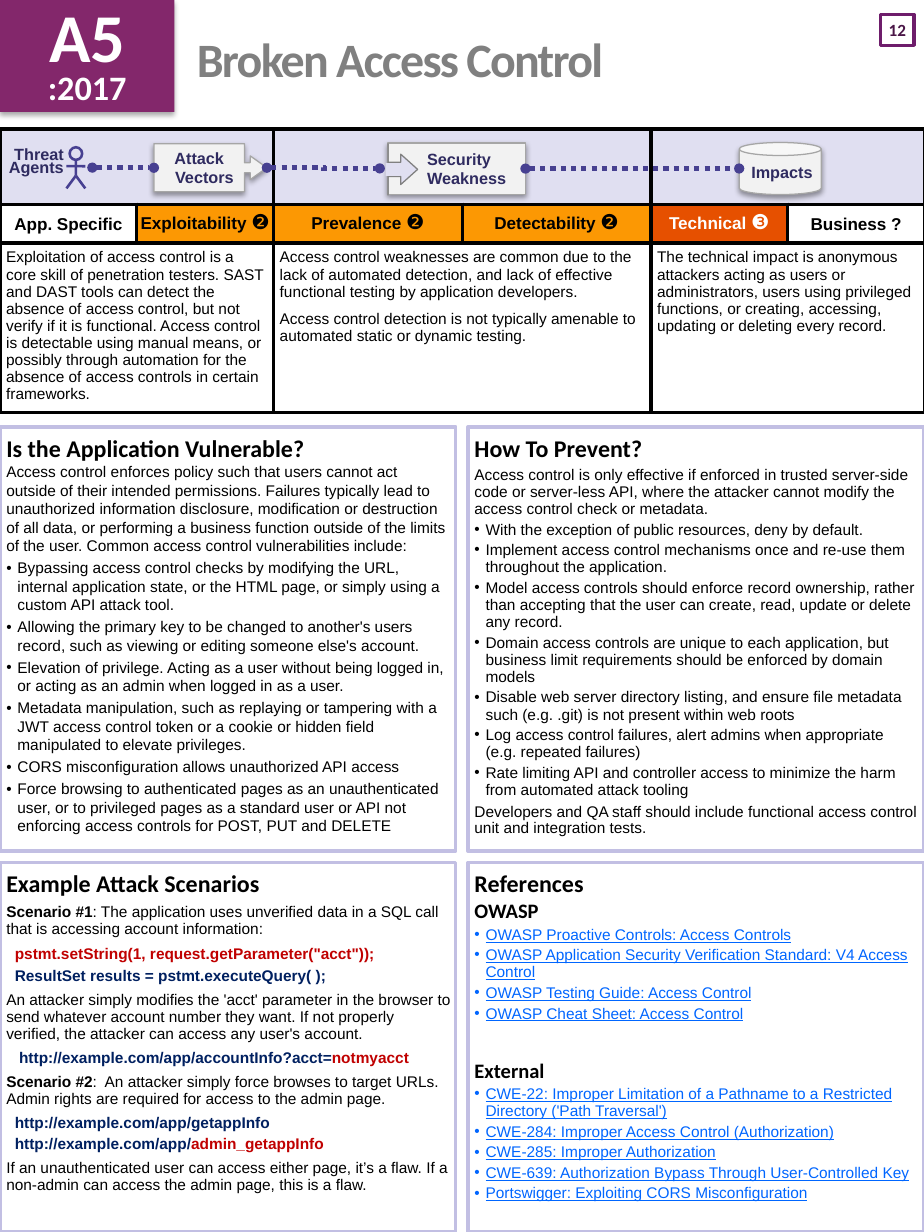
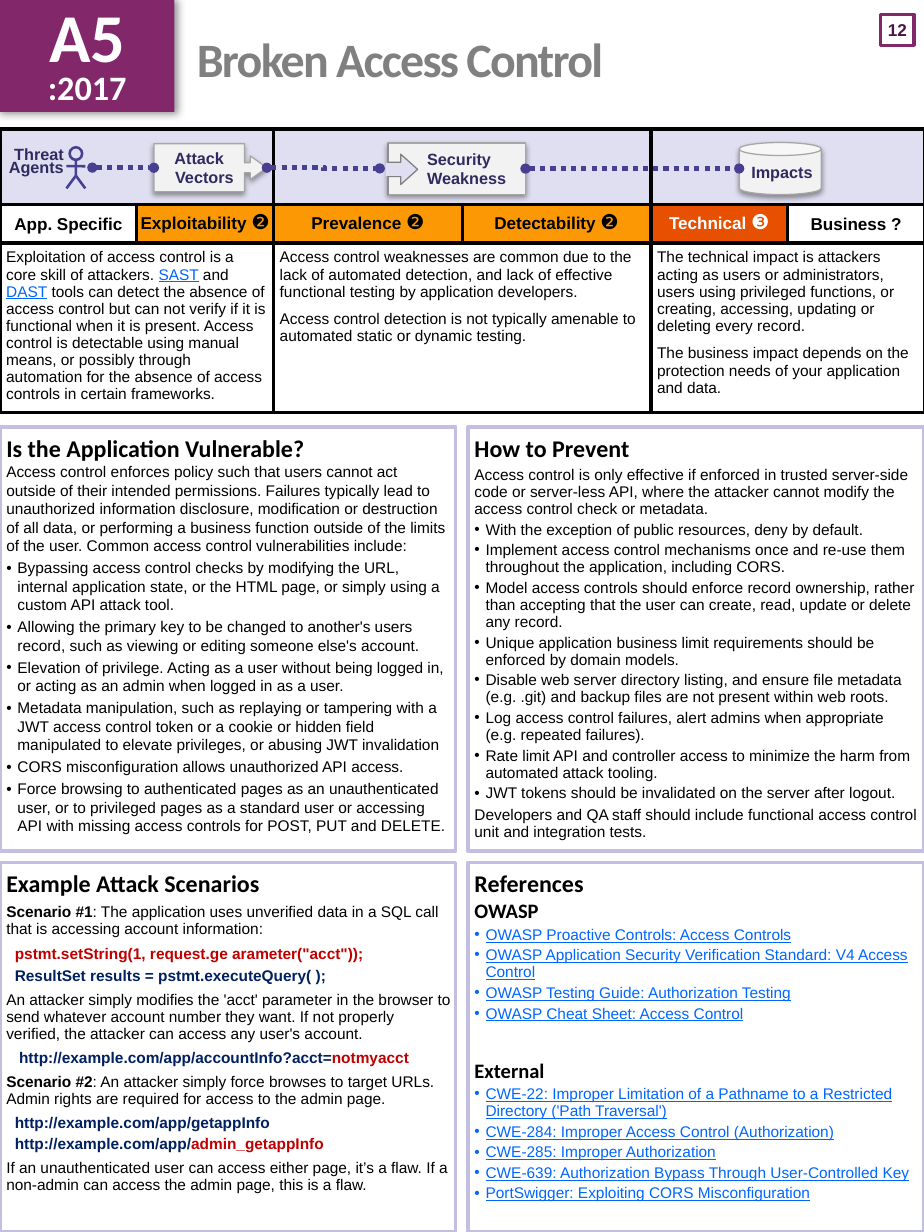
Before and after one commit to OWASP/Top10, a slide deck: slide 13 of 2017/OWASP Top 10 2017 GM (en).pptx. Drawn at 924x1232 pixels with LibreOffice and Linux fonts; fonts in the diff are those of the drawing. Boxes give left, top, right and bottom in pixels: in the first picture for what was removed or moved away, otherwise in the second. Text is boxed around its words. In the diff, an @@ line names an element or a change of style, - is before the commit and + after.

Commit message:
OWASP Top 10 2017 Golden Master
Regenerate final Golden Master docx, PDF, html, upload latest PPTX, etc.
General tidy up of Markdown.

```diff
--- a/2017/OWASP Top 10 2017 GM (en).pptx
+++ b/2017/OWASP Top 10 2017 GM (en).pptx
@@ text "A5" at box(0, 0, 175, 112): shadow on @@
@@ page number at box(881, 15, 915, 46): font Calibri to Arial; outline #6D1D6B 2 pt to #83276B 2 pt @@
@@ table at box(0, 129, 924, 413) @@
-row 3, column 1: Exploitation of access control is a core skill of penetration testers. SAST and DAST tools can detect the absence of access control, but not verify if it is functional. Access control is detectable using manual means, or possibly through automation for the absence of access controls in certain frameworks.
+row 3, column 1: Exploitation of access control is a core skill of attackers. SAST and DAST tools can detect the absence of access control but can not verify if it is functional when it is present. Access control is detectable using manual means, or possibly through automation for the absence of access controls in certain frameworks.
-row 3, column 5: The technical impact is anonymous attackers acting as users or administrators, users using privileged functions, or creating, accessing, updating or deleting every record.
+row 3, column 5: The technical impact is attackers acting as users or administrators, users using privileged functions, or creating, accessing, updating or deleting every record. / The business impact depends on the protection needs of your application and data.
@@ text at box(474, 441, 629, 457): text changed @@
-How To Prevent?
+How to Prevent
@@ text at box(486, 543, 905, 576): text changed @@
-• Implement access control mechanisms once and re-use them throughout the application.
+• Implement access control mechanisms once and re-use them throughout the application, including CORS.
@@ text at box(486, 636, 910, 801): text changed @@
-• Domain access controls are unique to each application, but business limit requirements should be enforced by domain models
-• Disable web server directory listing, and ensure file metadata such (e.g. .git) is not present within web roots
-• Log access control failures, alert admins when appropriate (e.g. repeated failures)
-• Rate limiting API and controller access to minimize the harm from automated attack tooling
+• Unique application business limit requirements should be enforced by domain models.
+• Disable web server directory listing, and ensure file metadata (e.g. .git) and backup files are not present within web roots.
+• Log access control failures, alert admins when appropriate (e.g. repeated failures).
+• Rate limit API and controller access to minimize the harm from automated attack tooling.
+• JWT tokens should be invalidated on the server after logout.
@@ text at box(17, 701, 445, 835): text changed @@
-• Metadata manipulation, such as replaying or tampering with a JWT access control token or a cookie or hidden field manipulated to elevate privileges.
-• CORS misconfiguration allows unauthorized API access
-• Force browsing to authenticated pages as an unauthenticated user, or to privileged pages as a standard user or API not enforcing access controls for POST, PUT and DELETE
+• Metadata manipulation, such as replaying or tampering with a JWT access control token or a cookie or hidden field manipulated to elevate privileges, or abusing JWT invalidation
+• CORS misconfiguration allows unauthorized API access.
+• Force browsing to authenticated pages as an unauthenticated user, or to privileged pages as a standard user or accessing API with missing access controls for POST, PUT and DELETE.
@@ text at box(15, 947, 363, 963): text changed @@
-pstmt.setString(1, request.getParameter("acct"));
+pstmt.setString(1, request.ge arameter("acct"));
@@ text at box(486, 986, 791, 1002): text changed @@
-• OWASP Testing Guide: Access Control
+• OWASP Testing Guide: Authorization Testing
@@ text at box(486, 1186, 810, 1202): text changed @@
-• Portswigger: Exploiting CORS Misconfiguration
+• PortSwigger: Exploiting CORS Misconfiguration
```
Also in this commit, not shown: 26 other slides changed, 22 other files.
